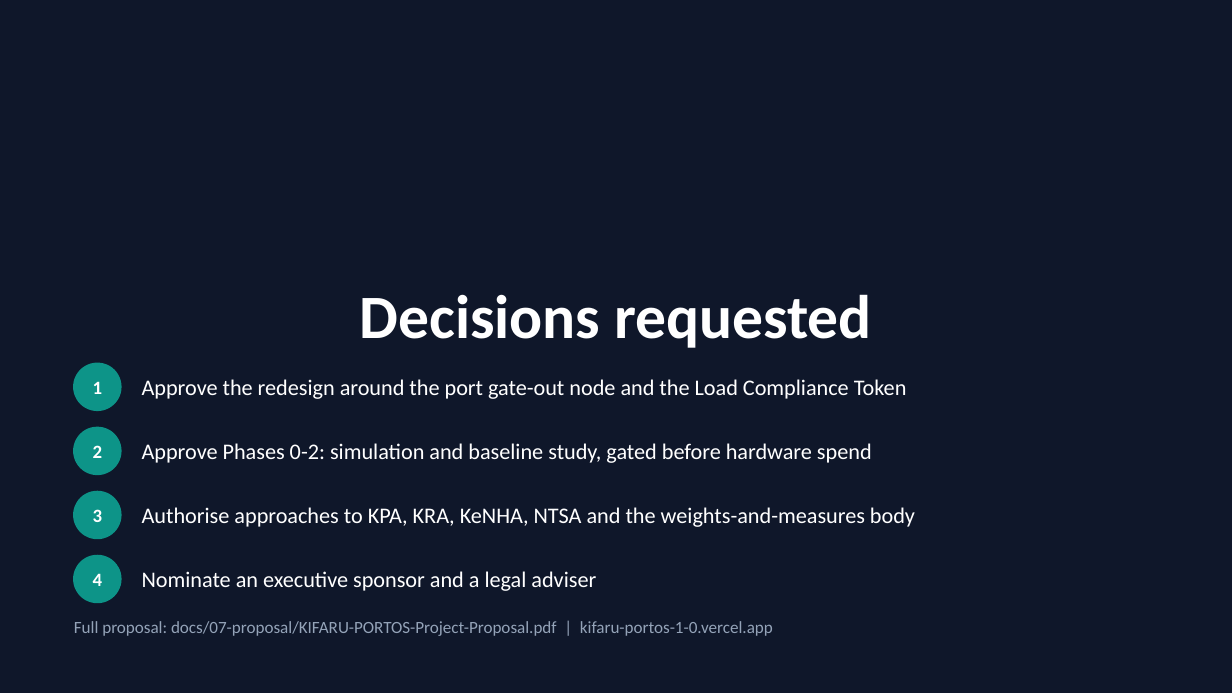
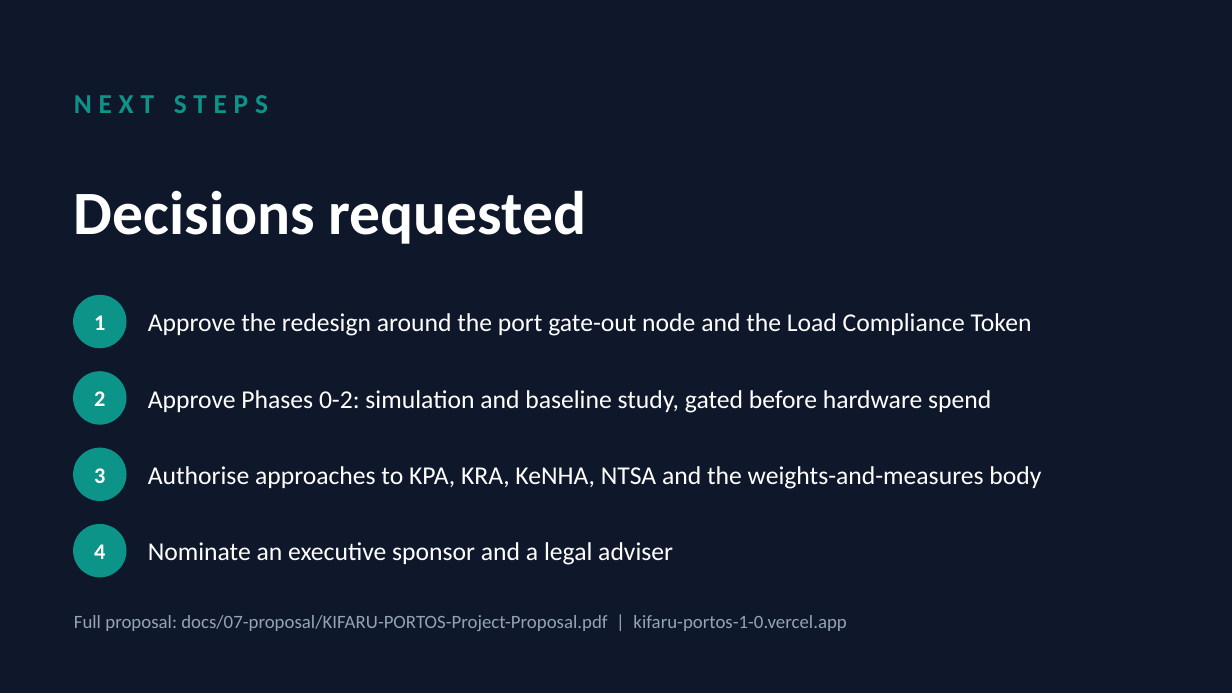
Before and after one commit to Jrjunior-mk/KIFARU-PORTOS-1.0, a slide deck: slide 16 of docs/07-proposal/KIFARU-PORTOS-Proposal-Deck.pptx. Drawn at 1232x693 pixels with LibreOffice and Linux fonts; fonts in the diff are those of the drawing. Boxes give left, top, right and bottom in pixels: in the first picture for what was removed or moved away, otherwise in the second. Text is boxed around its words. In the diff, an @@ line names an element or a change of style, - is before the commit and + after.

```diff
--- a/docs/07-proposal/KIFARU-PORTOS-Proposal-Deck.pptx
+++ b/docs/07-proposal/KIFARU-PORTOS-Proposal-Deck.pptx
@@ text added at bbox=[74, 95, 268, 113], 16 pt, text #0D9488, bold @@
+NEXT STEPS
@@ title "Decisions requested": place and size @@
-title "Decisions requested" at bbox=[359, 294, 872, 348]
+title "Decisions requested" at bbox=[74, 190, 587, 244]
@@ title "Decisions requested" at bbox=[74, 190, 587, 244]: alignment centre to left @@
@@ size 11 to 13 pt in 4 elements at bbox=[94, 544, 105, 559], bbox=[94, 468, 105, 483], bbox=[94, 391, 105, 406], bbox=[94, 315, 105, 330] @@
@@ text "1": place and size @@
-text "1" at bbox=[93, 381, 103, 394]
+text "1" at bbox=[94, 315, 105, 330]
@@ ellipse: place and size @@
-ellipse at bbox=[74, 492, 121, 538]
+ellipse at bbox=[74, 296, 126, 347]
@@ size 13 to 15 pt in 4 elements at bbox=[148, 542, 673, 565], bbox=[148, 466, 1041, 489], bbox=[148, 390, 991, 413], bbox=[148, 313, 1032, 336] @@
@@ text "Approve the redesign around the ...": place and size @@
-text "Approve the redesign around the ..." at bbox=[142, 379, 907, 399]
+text "Approve the redesign around the ..." at bbox=[148, 313, 1032, 336]
@@ text "2": place and size @@
-text "2" at bbox=[93, 445, 103, 458]
+text "2" at bbox=[94, 391, 105, 406]
@@ ellipse: place and size @@
-ellipse at bbox=[74, 363, 121, 410]
+ellipse at bbox=[74, 372, 126, 424]
@@ text "Approve Phases 0-2: simulation and ...": place and size @@
-text "Approve Phases 0-2: simulation and ..." at bbox=[142, 443, 872, 463]
+text "Approve Phases 0-2: simulation and ..." at bbox=[148, 390, 991, 413]
@@ text "3": place and size @@
-text "3" at bbox=[93, 509, 103, 522]
+text "3" at bbox=[94, 468, 105, 483]
@@ ellipse: place and size @@
-ellipse at bbox=[74, 428, 121, 474]
+ellipse at bbox=[74, 448, 126, 500]
@@ text "Authorise approaches to KPA, KRA, ...": place and size @@
-text "Authorise approaches to KPA, KRA, ..." at bbox=[142, 507, 915, 527]
+text "Authorise approaches to KPA, KRA, ..." at bbox=[148, 466, 1041, 489]
@@ text "4": place and size @@
-text "4" at bbox=[93, 573, 103, 586]
+text "4" at bbox=[94, 544, 105, 559]
@@ ellipse: place and size @@
-ellipse at bbox=[74, 556, 121, 602]
+ellipse at bbox=[74, 525, 126, 577]
@@ text "Nominate an executive sponsor and ...": place and size @@
-text "Nominate an executive sponsor and ..." at bbox=[142, 571, 596, 591]
+text "Nominate an executive sponsor and ..." at bbox=[148, 542, 673, 565]
@@ text "Full proposal: docs/07-proposal/KIFARU-PORTOS-Project-Propos ..." at bbox=[74, 615, 846, 631]: size 10 to 11 pt @@
```
Also in this commit, not shown: 15 other slides changed, 1 other file.
